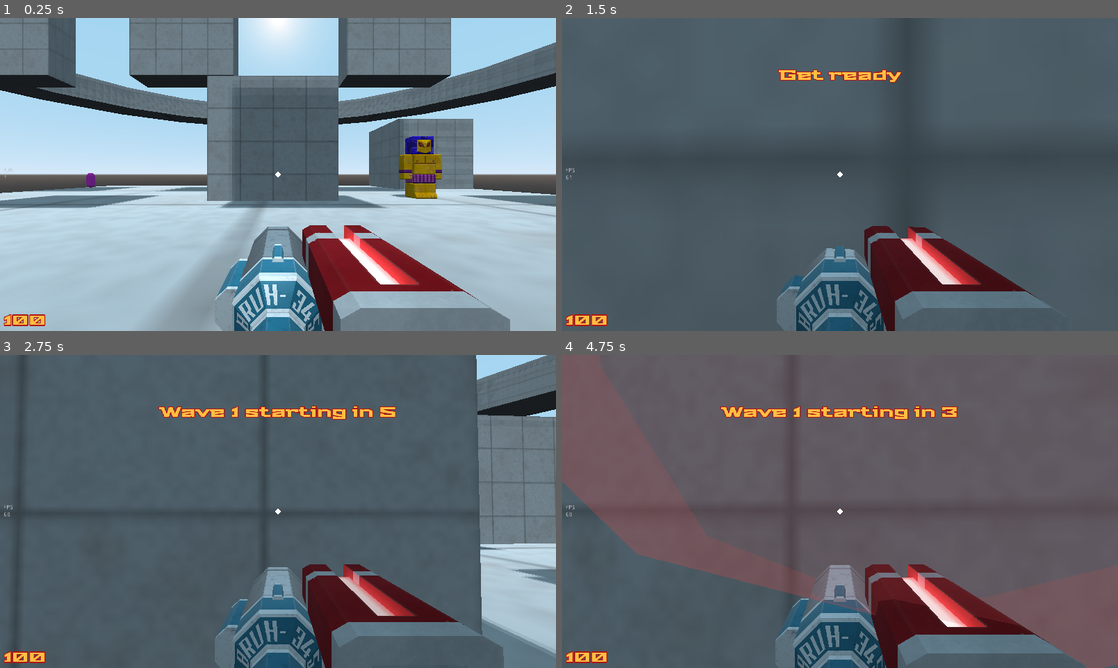
Above: before the commit, frames 1-4 (two rows, left to right).
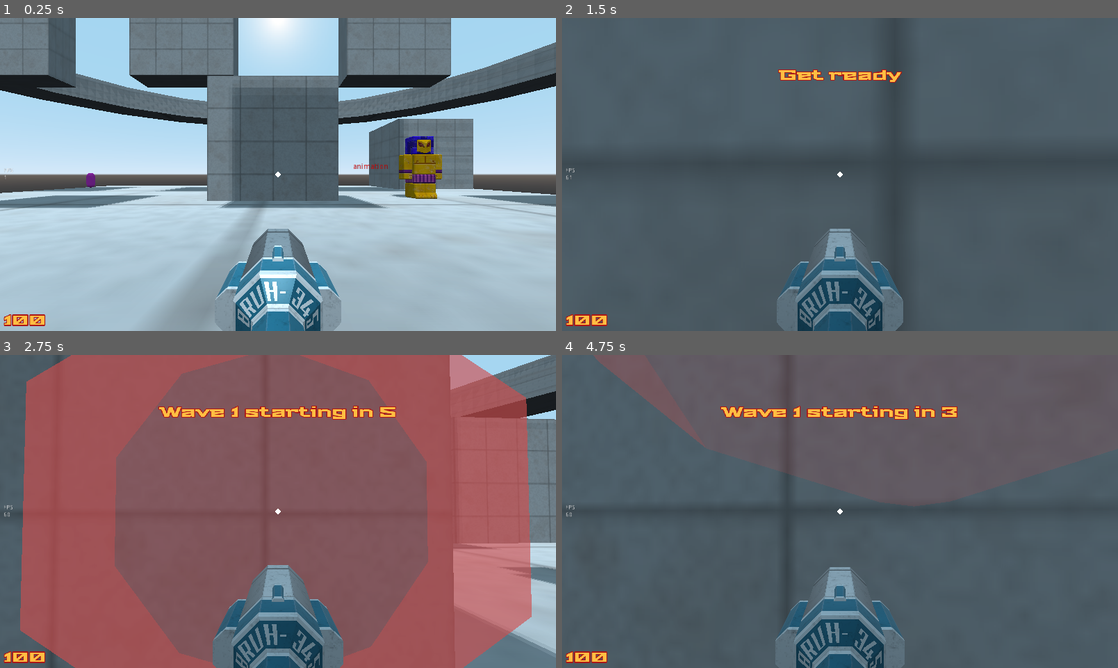
Above: after the commit, the same moments.

Repository: Game-Developers-Kerala/clichemovementshooter
Game: Godot game, scene res://levels/TestArena.tscn
The game is run twice, just before and just after one commit, with the same random seed, the same clock (stepped at 60 frames per second) and the same inputs. The engine's default icon, where the game draws it, is replaced by a stand-in: a white triangle on a blue panel in a dark square.
Inputs (mouse positions are in pixels of both pictures, inside the frame that each line leads up to):
- Up to frame 1 (0.25 s): no input
- Up to frame 2 (1.5 s): tap Enter (enter) at 0.5 s; move the mouse to (867, 174) at 0.52 s; hold Enter (enter) 0.53-1.28 s; hold W (forward) from 0.53 s (still down); tap Space (jump) at 0.77 s; right-click (867, 174) at 0.8 s; move the mouse to (812, 174) at 1.27 s; right-click (812, 174) at 1.35 s
- Up to frame 3 (2.75 s): keep holding W (forward); tap Space (jump) at 1.52 s; click (250, 511) at 1.55 s; move the mouse to (289, 505) at 2.02 s; press the mouse at (289, 505) at 2.03 s; tap E (use) at 2.3 s
- Up to frame 4 (4.75 s): keep holding W (forward); move the mouse to (834, 517) at 2.77 s; release the mouse at (834, 517) at 2.78 s; tap E (use) at 2.85 s; tap Space (jump) at 3.02, 3.77, 4.52 s; tap Enter (enter) at 3.05 s; move the mouse to (878, 514) at 3.52 s; hold Enter (enter) 3.53-4.28 s; right-click (878, 514) at 3.8 s; move the mouse to (795, 508) at 4.27 s; right-click (795, 508) at 4.35 s; click (795, 508) at 4.55 s

The runs differ from the first frame. In frame 1, 8.2% of the frame differs, in the area x 38-92%, y 46-100%; in frame 2, 7.1%; in frame 3, 85%, in the area x 2-100%, y 0-100%; in frame 4, 24%.

Commit message:
added weapon animations

Diff:
--- a/assets/models/model_pickup_missile_pack.tscn
+++ b/assets/models/model_pickup_missile_pack.tscn
@@ -23,10 +23,12 @@
 
 [node name="left" type="MeshInstance" parent="."]
 transform = Transform( 1, 0, 0, 0, 1, 0, 0, 0, 1, 0, 0, -0.15 )
+cast_shadow = 0
 mesh = ExtResource( 1 )
 material/0 = SubResource( 1 )
 
 [node name="right" type="MeshInstance" parent="."]
 transform = Transform( -1, 0, -1.50996e-07, 0, 1, 0, 1.50996e-07, 0, -1, 0, 0, 0.15 )
+cast_shadow = 0
 mesh = ExtResource( 1 )
 material/0 = SubResource( 1 )
--- a/assets/models/model_pickup_railshot.tscn
+++ /dev/null
@@ -1,23 +0,0 @@
-[gd_scene load_steps=6 format=2]
-
-[ext_resource path="res://assets/models/model_railshot.tscn" type="PackedScene" id=1]
-[ext_resource path="res://shaders/generic_object.shader" type="Shader" id=2]
-[ext_resource path="res://assets/models/texture_weapon_railshot_color.png" type="Texture" id=3]
-[ext_resource path="res://assets/models/texture_weapon_railshot_emission.png" type="Texture" id=4]
-
-[sub_resource type="ShaderMaterial" id=1]
-resource_local_to_scene = true
-shader = ExtResource( 2 )
-shader_param/albedo = Color( 1, 1, 1, 1 )
-shader_param/emission_color = Color( 1, 1, 1, 1 )
-shader_param/emission = 1.0
-shader_param/roughness = 0.8
-shader_param/specular = 0.5
-shader_param/metallic = 0.0
-shader_param/occlusion = 0.0
-shader_param/albedo_tex = ExtResource( 3 )
-shader_param/emission_tex = ExtResource( 4 )
-
-[node name="railshot_model" instance=ExtResource( 1 )]
-transform = Transform( 2, 0, 0, 0, 1.51166, -1.30953, 0, 1.30953, 1.51166, 0, 0, 0 )
-material/0 = SubResource( 1 )
--- a/assets/models/model_railshot.tscn
+++ b/assets/models/model_railshot.tscn
@@ -42,17 +42,23 @@
 			set_process(true)
 
 func _process(delta):
-	if emit_anim == emit_anims.idle:
-		emission = 0.9+sin(game.time*4)*0.2
-		mat.set_shader_param(\"emission\",emission)
-		return
-	emission = max(emission-delta*2,0)
-	mat.set_shader_param(\"emission\",emission)
-	if !emission:
-		set_emit_anim(emit_anims.none)
+	match emit_anim:
+		emit_anims.none:
+			set_process(false)
+			return
+		emit_anims.idle:
+			emission = 0.9+sin(game.time*4)*0.2
+			mat.set_shader_param(\"emission\",emission)
+			return
+		emit_anims.shoot:
+			emission = max(emission-delta*2,0)
+			mat.set_shader_param(\"emission\",emission)
+			if !emission:
+				set_emit_anim(emit_anims.none)
 "
 
 [node name="railshot_model" type="MeshInstance"]
+cast_shadow = 0
 mesh = ExtResource( 2 )
 material/0 = SubResource( 1 )
 script = SubResource( 2 )
--- a/levels/TestArena.tscn
+++ b/levels/TestArena.tscn
@@ -119,10 +119,20 @@
 
 [node name="player_pickup2" parent="." instance=ExtResource( 6 )]
 transform = Transform( 1.5, 0, 0, 0, 1.5, 0, 0, 0, 1.5, 0, 13.9615, -0.66663 )
+visible = false
 
 [node name="model_enemy_flying_hat" parent="." instance=ExtResource( 7 )]
 transform = Transform( 1, 0, 0, 0, 1, 0, 0, 0, 1, 9.99963, 3.15958, 11.276 )
 script = ExtResource( 9 )
+anim_label = NodePath("Label3D")
+
+[node name="Label3D" type="Label3D" parent="model_enemy_flying_hat"]
+transform = Transform( 1, 0, 0, 0, 1, 0, 0, 0, 1, -3.3636, -0.53661, 0 )
+cast_shadow = 0
+pixel_size = 0.04
+billboard = 1
+modulate = Color( 0.882353, 0, 0, 1 )
+text = "animation"
 
 [node name="DirectionalLight" type="DirectionalLight" parent="."]
 transform = Transform( 1, 0, 0, 0, 0.435844, 0.900022, 0, -0.900022, 0.435844, 0, 28.0865, 0 )
@@ -132,7 +142,16 @@
 [node name="model_enemy_golem" parent="." instance=ExtResource( 8 )]
 transform = Transform( -1, 0, -8.74228e-08, 0, 1, 0, 8.74228e-08, 0, -1, 10.8343, 4.76837e-07, -3.46965 )
 script = ExtResource( 9 )
+anim_label = NodePath("Label3D2")
+
+[node name="Label3D2" type="Label3D" parent="model_enemy_golem"]
+transform = Transform( -1, 0, 8.74228e-08, 0, 1, 0, -8.74228e-08, 0, -1, 3.08555, 2.1498, 0.810249 )
+cast_shadow = 0
+pixel_size = 0.04
+billboard = 1
+modulate = Color( 0.882353, 0, 0, 1 )
+text = "animation"
 
 [node name="railshot" parent="." instance=ExtResource( 4 )]
-transform = Transform( 1.5, 0, 0, 0, 1.5, 0, 0, 0, 1.5, -0.0601443, 24.3978, -0.00526476 )
-anim_bob = true
+transform = Transform( 1.5, 0, 0, 0, 1.5, 0, 0, 0, 1.5, -0.0601443, 29.0644, -0.00526476 )
+visible = false
--- a/scenes/player.tscn
+++ b/scenes/player.tscn
@@ -51,7 +51,7 @@
 shader_param/emission_tex = ExtResource( 13 )
 
 [sub_resource type="SphereShape" id=6]
-radius = 0.5
+radius = 0.569312
 
 [sub_resource type="SphereShape" id=7]
 radius = 0.2
@@ -73,6 +73,21 @@
 params_cull_mode = 1
 albedo_color = Color( 1, 1, 1, 0.356863 )
 
+[sub_resource type="Animation" id=17]
+length = 0.001
+tracks/0/type = "value"
+tracks/0/path = NodePath("Camera/weapon_holder/railshot_model:visible")
+tracks/0/interp = 1
+tracks/0/loop_wrap = true
+tracks/0/imported = false
+tracks/0/enabled = true
+tracks/0/keys = {
+"times": PoolRealArray( 0 ),
+"transitions": PoolRealArray( 1 ),
+"update": 0,
+"values": [ false ]
+}
+
 [sub_resource type="Animation" id=11]
 resource_name = "idle"
 tracks/0/type = "transform"
@@ -82,6 +97,108 @@
 tracks/0/imported = false
 tracks/0/enabled = true
 tracks/0/keys = PoolRealArray( 0, 1, 0, -0.242598, -0.261273, 0, 0, 0, 1, 1, 1, 1 )
+tracks/1/type = "value"
+tracks/1/path = NodePath(".:gun_ready")
+tracks/1/interp = 1
+tracks/1/loop_wrap = true
+tracks/1/imported = false
+tracks/1/enabled = true
+tracks/1/keys = {
+"times": PoolRealArray( 0 ),
+"transitions": PoolRealArray( 1 ),
+"update": 1,
+"values": [ true ]
+}
+tracks/2/type = "transform"
+tracks/2/path = NodePath("Camera/weapon_holder/railshot_model")
+tracks/2/interp = 1
+tracks/2/loop_wrap = true
+tracks/2/imported = false
+tracks/2/enabled = true
+tracks/2/keys = PoolRealArray( 0, 1, 0.102661, 0.119312, -0.0142242, 0, 0, 0, 1, 1, 1, 1 )
+
+[sub_resource type="Animation" id=14]
+resource_name = "rail_attach"
+tracks/0/type = "transform"
+tracks/0/path = NodePath("Camera/weapon_holder")
+tracks/0/interp = 1
+tracks/0/loop_wrap = true
+tracks/0/imported = false
+tracks/0/enabled = true
+tracks/0/keys = PoolRealArray( 0, 1, 0, -0.242598, -0.261273, 0, 0, 0, 1, 1, 1, 1, 0.1, 1, 0, -0.242598, -0.261273, 0, 0, 0, 1, 1, 1, 1, 0.2, 1, -0.0191929, -0.242598, -0.260612, 0, 0.0543925, 0, 0.99852, 1, 1, 1, 0.3, 1, 0, -0.242598, -0.261273, 0, -0.0237779, 0, 0.999717, 1, 1, 1, 0.5, 1, 0, -0.242598, -0.261273, 0, 0, 0, 1, 1, 1, 1 )
+tracks/1/type = "transform"
+tracks/1/path = NodePath("Camera/weapon_holder/railshot_model")
+tracks/1/interp = 1
+tracks/1/loop_wrap = true
+tracks/1/imported = false
+tracks/1/enabled = true
+tracks/1/keys = PoolRealArray( 0, 1, 0.277488, 0.119312, 0.183054, 0, -0.506583, 0, 0.862191, 1, 1, 1, 0.1, 1, 0.102661, 0.119312, -0.0142242, 0, 0, 0, 1, 1, 1, 1 )
+tracks/2/type = "value"
+tracks/2/path = NodePath("Camera/weapon_holder/railshot_model:visible")
+tracks/2/interp = 1
+tracks/2/loop_wrap = true
+tracks/2/imported = false
+tracks/2/enabled = true
+tracks/2/keys = {
+"times": PoolRealArray( 0 ),
+"transitions": PoolRealArray( 1 ),
+"update": 1,
+"values": [ true ]
+}
+
+[sub_resource type="Animation" id=15]
+resource_name = "rail_detach"
+length = 0.5
+tracks/0/type = "transform"
+tracks/0/path = NodePath("Camera/weapon_holder")
+tracks/0/interp = 1
+tracks/0/loop_wrap = true
+tracks/0/imported = false
+tracks/0/enabled = true
+tracks/0/keys = PoolRealArray( 0, 1, 0, -0.242598, -0.261273, 0, 0, 0, 1, 1, 1, 1, 0.1, 1, 0.0149067, -0.242598, -0.259547, 0, -0.0575989, 0, 0.99834, 1, 1, 1, 0.3, 1, -0.00191797, -0.242598, -0.261212, 0, 0.0160214, 0, 0.999872, 1, 1, 1, 0.5, 1, 0, -0.242598, -0.261273, 0, 0, 0, 1, 1, 1, 1 )
+tracks/1/type = "transform"
+tracks/1/path = NodePath("Camera/weapon_holder/railshot_model")
+tracks/1/interp = 1
+tracks/1/loop_wrap = true
+tracks/1/imported = false
+tracks/1/enabled = true
+tracks/1/keys = PoolRealArray( 0, 1, 0.102661, 0.119312, -0.0142242, 0, 0, 0, 1, 1, 1, 1, 0.1, 1, 0.172592, 0.119312, 0.0646871, 0, -0.210891, 0, 0.977509, 1, 1, 1, 0.3, 1, 0.277488, 0.119312, 0.183054, 0, -0.506583, 0, 0.862191, 1, 1, 1 )
+tracks/2/type = "value"
+tracks/2/path = NodePath("Camera/weapon_holder/railshot_model:visible")
+tracks/2/interp = 1
+tracks/2/loop_wrap = true
+tracks/2/imported = false
+tracks/2/enabled = true
+tracks/2/keys = {
+"times": PoolRealArray( 0, 0.3 ),
+"transitions": PoolRealArray( 1, 1 ),
+"update": 1,
+"values": [ true, false ]
+}
+tracks/3/type = "value"
+tracks/3/path = NodePath(".:gun_ready")
+tracks/3/interp = 1
+tracks/3/loop_wrap = true
+tracks/3/imported = false
+tracks/3/enabled = true
+tracks/3/keys = {
+"times": PoolRealArray( 0 ),
+"transitions": PoolRealArray( 1 ),
+"update": 1,
+"values": [ true ]
+}
+
+[sub_resource type="Animation" id=16]
+resource_name = "shoot_rail"
+length = 0.5
+step = 0.05
+tracks/0/type = "transform"
+tracks/0/path = NodePath("Camera/weapon_holder")
+tracks/0/interp = 1
+tracks/0/loop_wrap = true
+tracks/0/imported = false
+tracks/0/enabled = true
+tracks/0/keys = PoolRealArray( 0, 1, 0, -0.242598, -0.22378, 0, 0, 0, 1, 1, 1, 1, 0.2, 1, 0, -0.242598, -0.212476, 0, 0, 0, 1, 1, 1, 1, 0.5, 1, 0, -0.242667, -0.263939, -0.0128714, 0, 0, 0.999917, 1, 1, 1 )
 
 [sub_resource type="Animation" id=12]
 resource_name = "shoot_rocket"
@@ -94,6 +211,9 @@
 tracks/0/enabled = true
 tracks/0/keys = PoolRealArray( 0, 1, 0, -0.244977, -0.238044, 0.0510026, 0, 0, 0.998699, 1, 1, 1, 0.3, 1, 0, -0.242598, -0.261273, -0.0317073, 0, 0, 0.999497, 1, 1, 1, 0.7, 1, 0, -0.242598, -0.261273, 0.00846038, 0, 0, 0.999964, 1, 1, 1, 1, 1, 0, -0.242598, -0.261273, 0, 0, 0, 1, 1, 1, 1 )
 
+[sub_resource type="SphereShape" id=18]
+radius = 0.18
+
 [node name="Player" type="KinematicBody" groups=["player"]]
 collision_mask = 258
 script = ExtResource( 1 )
@@ -118,10 +238,10 @@
 material/0 = SubResource( 4 )
 
 [node name="weapon_holder" type="Spatial" parent="Camera"]
-transform = Transform( 1, 0, 0, 0, 0.999984, -0.00564469, 0, 0.00564469, 0.999984, 0, -0.242598, -0.261273 )
+transform = Transform( 1, 0, 0, 0, 1, 0, 0, 0, 1, 0, -0.242598, -0.261273 )
 
 [node name="rocketlauncher" type="MeshInstance" parent="Camera/weapon_holder"]
-transform = Transform( 0.8, 0, 0, 0, 0.8, 0, 0, 0, 0.8, 0, 0.0356899, -0.109638 )
+transform = Transform( 0.8, 0, 0, 0, 0.8, 0, 0, 0, 0.73052, 0, 0.0356899, -0.109638 )
 cast_shadow = 0
 mesh = ExtResource( 10 )
 skeleton = NodePath("../..")
@@ -129,7 +249,7 @@
 
 [node name="railshot_model" parent="Camera/weapon_holder" instance=ExtResource( 11 )]
 transform = Transform( 1, 0, 0, 0, 1, 0, 0, 0, 1, 0.102661, 0.119312, -0.0142242 )
-cast_shadow = 0
+visible = false
 material/0 = SubResource( 13 )
 
 [node name="GeneralArea" type="Area" parent="."]
@@ -336,8 +456,16 @@
 align = 1
 
 [node name="AnimationPlayer" type="AnimationPlayer" parent="."]
+anims/RESET = SubResource( 17 )
 anims/idle = SubResource( 11 )
+anims/rail_attach = SubResource( 14 )
+anims/rail_detach = SubResource( 15 )
+anims/shoot_rail = SubResource( 16 )
 anims/shoot_rocket = SubResource( 12 )
+
+[node name="CollisionShape2" type="CollisionShape" parent="."]
+transform = Transform( 1, 0, 0, 0, 1, 0, 0, 0, 1, 0, 1.41908, -0.388203 )
+shape = SubResource( 18 )
 
 [connection signal="area_entered" from="GeneralArea" to="." method="_on_GeneralArea_area_entered"]
 [connection signal="body_entered" from="GeneralArea" to="." method="_on_GeneralArea_body_entered"]
--- a/scenes/player_homing_missile.tscn
+++ b/scenes/player_homing_missile.tscn
@@ -23,6 +23,7 @@
 
 [node name="Explosion" parent="." index="4" instance=ExtResource( 2 )]
 caused_by_player = true
+push_player = false
 max_damage = 50.0
 min_damage = 30.0
 
--- a/scenes/player_pickup.tscn
+++ b/scenes/player_pickup.tscn
@@ -18,4 +18,8 @@
 [node name="Timer" type="Timer" parent="."]
 one_shot = true
 
+[node name="VisibilityNotifier" type="VisibilityEnabler" parent="."]
+
 [connection signal="timeout" from="Timer" to="." method="_on_Timer_timeout"]
+[connection signal="camera_entered" from="VisibilityNotifier" to="." method="_on_VisibilityNotifier_camera_entered"]
+[connection signal="camera_exited" from="VisibilityNotifier" to="." method="_on_VisibilityNotifier_camera_exited"]
--- a/scenes/player_pickup_missile_pack.tscn
+++ b/scenes/player_pickup_missile_pack.tscn
@@ -1,29 +1,30 @@
-[gd_scene load_steps=7 format=2]
+[gd_scene load_steps=8 format=2]
 
 [ext_resource path="res://scenes/vfx_glow_base.tscn" type="PackedScene" id=1]
 [ext_resource path="res://scripts/player_pickup.gd" type="Script" id=2]
 [ext_resource path="res://shaders/glow.shader" type="Shader" id=3]
 [ext_resource path="res://shaders/texture_gradient_beam_rgb_32.png" type="Texture" id=4]
+[ext_resource path="res://assets/models/model_pickup_missile_pack.tscn" type="PackedScene" id=5]
 
 [sub_resource type="SphereShape" id=1]
 
 [sub_resource type="ShaderMaterial" id=2]
 shader = ExtResource( 3 )
 shader_param/opacity = 1.0
-shader_param/color1 = Color( 0.054902, 1, 0, 0.235294 )
-shader_param/color2 = Color( 0.596078, 1, 0, 0.368627 )
-shader_param/color3 = Color( 0, 0.133333, 1, 0.670588 )
+shader_param/color1 = Color( 0, 1, 0, 0.164706 )
+shader_param/color2 = Color( 0, 1, 0.109804, 0.309804 )
+shader_param/color3 = Color( 0.686275, 1, 0, 0.537255 )
 shader_param/anim_size = 0.1
 shader_param/anim_speed = 3.0
 shader_param/gradient = ExtResource( 4 )
 
 [node name="player_pickup" type="Area"]
-transform = Transform( 1.5, 0, 0, 0, 1.5, 0, 0, 0, 1.5, 0, 0, 0 )
 collision_layer = 4
 collision_mask = 0
 monitoring = false
 script = ExtResource( 2 )
 type = 6
+model_node = NodePath("model_pickup_missile_pack")
 respawning = true
 respawn_interval = 10.0
 lifespan = 10
@@ -36,8 +37,14 @@
 [node name="Timer" type="Timer" parent="."]
 one_shot = true
 
+[node name="VisibilityNotifier" type="VisibilityEnabler" parent="."]
+
+[node name="model_pickup_missile_pack" parent="." instance=ExtResource( 5 )]
+transform = Transform( 1.36904, 0, 0, 0, 0.968055, -0.968055, 0, 0.968055, 0.968055, 0, 0, 0 )
+
 [node name="vfx_glow" parent="." instance=ExtResource( 1 )]
-transform = Transform( 0.8, 0, 0, 0, 0.8, 0, 0, 0, 0.8, 0, 0, 0 )
 material/0 = SubResource( 2 )
 
 [connection signal="timeout" from="Timer" to="." method="_on_Timer_timeout"]
+[connection signal="camera_entered" from="VisibilityNotifier" to="." method="_on_VisibilityNotifier_camera_entered"]
+[connection signal="camera_exited" from="VisibilityNotifier" to="." method="_on_VisibilityNotifier_camera_exited"]
--- a/scenes/player_pickup_railshot.tscn
+++ b/scenes/player_pickup_railshot.tscn
@@ -1,33 +1,51 @@
-[gd_scene load_steps=7 format=2]
+[gd_scene load_steps=12 format=2]
 
 [ext_resource path="res://scenes/vfx_glow_base.tscn" type="PackedScene" id=1]
 [ext_resource path="res://shaders/glow.shader" type="Shader" id=2]
 [ext_resource path="res://scripts/player_pickup.gd" type="Script" id=3]
 [ext_resource path="res://shaders/texture_gradient_beam_rgb_32.png" type="Texture" id=4]
+[ext_resource path="res://shaders/generic_object.shader" type="Shader" id=5]
+[ext_resource path="res://assets/models/model_railshot.tscn" type="PackedScene" id=6]
+[ext_resource path="res://assets/models/texture_weapon_railshot_color.png" type="Texture" id=7]
+[ext_resource path="res://assets/models/texture_weapon_railshot_emission.png" type="Texture" id=8]
 
 [sub_resource type="SphereShape" id=1]
 
 [sub_resource type="ShaderMaterial" id=2]
+resource_local_to_scene = true
+shader = ExtResource( 5 )
+shader_param/albedo = Color( 1, 1, 1, 1 )
+shader_param/emission_color = Color( 1, 1, 1, 1 )
+shader_param/emission = 1.0
+shader_param/roughness = 0.8
+shader_param/specular = 0.5
+shader_param/metallic = 0.0
+shader_param/occlusion = 0.0
+shader_param/albedo_tex = ExtResource( 7 )
+shader_param/emission_tex = ExtResource( 8 )
+
+[sub_resource type="ShaderMaterial" id=3]
 shader = ExtResource( 2 )
-shader_param/opacity = 1.0
-shader_param/color1 = Color( 1, 0, 0, 0.235294 )
-shader_param/color2 = Color( 1, 0, 0, 0.270588 )
-shader_param/color3 = Color( 1, 1, 1, 0.670588 )
+shader_param/opacity = 0.621
+shader_param/color1 = Color( 1, 0, 0, 0.266667 )
+shader_param/color2 = Color( 1, 0.184314, 0.184314, 0.545098 )
+shader_param/color3 = Color( 1, 1, 1, 0.721569 )
 shader_param/anim_size = 0.1
 shader_param/anim_speed = 3.0
 shader_param/gradient = ExtResource( 4 )
 
-[node name="player_pickup" type="Area"]
-transform = Transform( 1.5, 0, 0, 0, 1.5, 0, 0, 0, 1.5, 0, 0, 0 )
+[node name="rail_pickup" type="Area"]
 collision_layer = 4
 collision_mask = 0
 monitoring = false
 script = ExtResource( 3 )
 type = 5
+model_node = NodePath("railshot_model")
 respawning = true
 respawn_interval = 10.0
 lifespan = 10
 anim_rotate = true
+anim_bob = true
 glow = NodePath("vfx_glow")
 
 [node name="CollisionShape" type="CollisionShape" parent="."]
@@ -36,8 +54,16 @@
 [node name="Timer" type="Timer" parent="."]
 one_shot = true
 
-[node name="vfx_glow" parent="." instance=ExtResource( 1 )]
-transform = Transform( 0.591801, 0, 0, 0, 0.591801, 0, 0, 0, 0.591801, 0, 0, 0 )
+[node name="VisibilityNotifier" type="VisibilityEnabler" parent="."]
+
+[node name="railshot_model" parent="." instance=ExtResource( 6 )]
+transform = Transform( 2.48848, 0, 0, 0, 1.7013, -1.81608, 0, 1.81608, 1.7013, 0, 0, 0 )
 material/0 = SubResource( 2 )
 
+[node name="vfx_glow" parent="." instance=ExtResource( 1 )]
+transform = Transform( 0.753011, 0, 0, 0, 0.753011, 0, 0, 0, 0.753011, 0, 0, 0 )
+material/0 = SubResource( 3 )
+
 [connection signal="timeout" from="Timer" to="." method="_on_Timer_timeout"]
+[connection signal="camera_entered" from="VisibilityNotifier" to="." method="_on_VisibilityNotifier_camera_entered"]
+[connection signal="camera_exited" from="VisibilityNotifier" to="." method="_on_VisibilityNotifier_camera_exited"]
--- a/scenes/vfx_lockon_indicator.tscn
+++ b/scenes/vfx_lockon_indicator.tscn
@@ -1,6 +1,14 @@
-[gd_scene load_steps=2 format=2]
+[gd_scene load_steps=3 format=2]
 
 [ext_resource path="res://icon.png" type="Texture" id=1]
+
+[sub_resource type="GDScript" id=1]
+script/source = "extends Sprite3D
+
+func _ready():
+	yield(get_tree().create_timer(1.2),\"timeout\")
+	queue_free()
+"
 
 [node name="indic" type="Sprite3D"]
 transform = Transform( 1, 0, 0, 0, 1, 0, 0, 0, 1, 0, 1.0947, 0 )
@@ -10,3 +18,4 @@
 fixed_size = true
 alpha_cut = 1
 texture = ExtResource( 1 )
+script = SubResource( 1 )
--- a/scripts/player.gd
+++ b/scripts/player.gd
@@ -53,10 +53,12 @@
 		"health":{"min":0,"max":100}
 		}
 
+export(bool) var gun_ready = true
 const ROCKET_COOLDOWN_DUR = 0.7
 const ROCKET = preload("res://scenes/player_rocket.tscn")
 const RAILSHOT = preload("res://scenes/player_railshot.tscn")
 const MISSILE_PACK = preload("res://scenes/player_lockon_missile_pack.tscn")
+
 
 var predict_past_pos :PoolVector3Array = []
 var predict_past_vel :PoolVector3Array = []
@@ -242,10 +244,10 @@
 	movestate = to_state
 
 func shoot():
-	if !$RocketCooldown.is_stopped():
-		return
-	$RocketCooldown.start(ROCKET_COOLDOWN_DUR)
-	$AnimationPlayer.stop()
+	if !gun_ready:
+		return
+	gun_ready = false
+	stop_animation()
 	$AnimationPlayer.play("shoot_rocket",0.0)
 	$AnimationPlayer.queue("idle")
 	var rkt = ROCKET.instance()
@@ -257,10 +259,14 @@
 func shoot_rail():
 	if !is_instance_valid(stats.weapon_rail):
 		return
+	if !gun_ready:
+		return
+	gun_ready = false
 	print(OS.get_ticks_msec()," shot rail")
 	stats.weapon_rail.shoot()
-	$AnimationPlayer.stop()
-	$AnimationPlayer.play("shoot_rocket",0.0)
+	stop_animation()
+	$AnimationPlayer.play("shoot_rail",0.0)
+	$AnimationPlayer.queue("rail_detach")
 	$AnimationPlayer.queue("idle")
 	$HUD/Mrgn/Powerups/Rail/Label.hide()
 
@@ -287,6 +293,8 @@
 			"weapon_rail":
 				if is_instance_valid(stats[key]):
 					return
+				$AnimationPlayer.play("rail_attach")
+				$AnimationPlayer.queue("idle")
 				stats[key] = RAILSHOT.instance()
 				$Camera.add_child(stats[key])
 				$HUD/Mrgn/Powerups/Rail/Label.show()
@@ -448,3 +456,8 @@
 				temp_vel -= Vector3.UP*GRAVITY*0.25
 				predict_future_pos[i] = curPos + temp_vel*(i+1)*interval
 #				$PredictionDebugIcons.get_child(i).global_translation = predict_future_pos[i]
+
+func stop_animation():
+	if $AnimationPlayer.current_animation == "rail_detach":
+		$Camera/weapon_holder/railshot_model.hide()
+	$AnimationPlayer.stop()
--- a/scripts/player_lockon_missile_pack.gd
+++ b/scripts/player_lockon_missile_pack.gd
@@ -54,7 +54,7 @@
 			var indic = LOCK_INDICATOR.instance()
 			popped.add_child(indic)
 			indic.translation = Vector3.UP
-			locked_enemies.push_back([popped,0,indic])
+			locked_enemies.push_back([popped,0]) # 0 means the enemy was shot at 0 times as of now
 #			print("locked enemy:",popped.name)
 
 func _on_player_lockon_missile_pack_body_entered(body):
@@ -95,9 +95,6 @@
 	if missiles_fired == MISSILE_COUNT:
 		print("all missiles fired")
 		pack_position_lerp_targ = 0.2
-		for enemy in locked_enemies:
-			if is_instance_valid(enemy[0]):
-				enemy[2].queue_free()
 		$Timer.stop()
 		yield(get_tree().create_timer(0.2),"timeout")
 		queue_free()
--- a/scripts/player_pickup.gd
+++ b/scripts/player_pickup.gd
@@ -22,30 +22,11 @@
 				"powerup_spikecage":{"powerup_spikecage":true},
 				}
 
-const PICKUP_MODELS = {
-				"none":"",
-				"health_small":"",
-				"health_medium":"",
-				"health_large":"",
-				"health_super":"",
-				"weapon_rail":"res://assets/models/model_pickup_railshot.tscn",
-				"weapon_missilepack":"res://assets/models/model_pickup_missile_pack.tscn",
-				"powerup_spikecage":"",
-				}
-
-export(types) var type = types.none setget set_type
+export(types) var type = types.none
+export var model_node :NodePath
 var pickup_model :Node = null
 var pickup_ready :bool = true
 
-func set_type(new_type:int):
-	type = new_type
-	if is_instance_valid(pickup_model):
-		pickup_model.queue_free()
-	var modelfilepath = get_model_filepath()
-	if modelfilepath:
-		pickup_model = load(modelfilepath).instance()
-		add_child(pickup_model)
-#		pickup_model.global_translation = global_translation
 
 export(bool) var respawning = false
 export(float) var respawn_interval = 20
@@ -61,6 +42,8 @@
 
 
 func _ready():
+	if model_node:
+		pickup_model = get_node(model_node)
 	origin = global_translation
 	set_process(false)
 	if anim_bob or anim_rotate:
@@ -68,9 +51,6 @@
 
 func get_pickup_info()->Dictionary:
 	return PICKUP_INFO[types.keys()[type]]
-
-func get_model_filepath():
-	return PICKUP_MODELS[types.keys()[type]]
 
 func on_pickup():
 	if respawning:
@@ -110,7 +90,25 @@
 func _process(delta):
 	if Engine.editor_hint:
 		return
+	if !anim_rotate and !anim_bob:
+		set_process(false)
+		return
 	if anim_rotate:
 		rotate_y(PI*delta*rotation_speed)
 	if anim_bob:
 		global_translation.y = origin.y + sin(game.time*bob_speed)*bob_amplitude
+
+
+func _on_VisibilityNotifier_camera_entered(camera):
+	set_process(true)
+	if is_instance_valid(pickup_model):
+		pickup_model.set_process(true)
+	show()
+#	print("showing pickup")
+
+func _on_VisibilityNotifier_camera_exited(camera):
+	set_process(false)
+	if is_instance_valid(pickup_model):
+		pickup_model.set_process(false)
+	hide()
+#	print("hiding pickup")
--- a/test/anim_tester.gd
+++ b/test/anim_tester.gd
@@ -3,6 +3,8 @@
 var anim_player : AnimationPlayer
 var anim_idx := 0
 var timer :Timer
+export var anim_label:NodePath
+
 
 func _ready():
 	var arr = cmn.get_all_children(self)
@@ -17,11 +19,16 @@
 	timer.connect("timeout",self,"_on_anim_finished")
 	timer.start(2.0)
 
-
 func _on_anim_finished():
+	if anim_label:
+		var lbl:Label3D = get_node(anim_label)
+		lbl.text = ""
 	anim_player.play("idle")
-	yield(get_tree().create_timer(1.0),"timeout")
+	yield(get_tree().create_timer(0.5),"timeout")
 	var list = anim_player.get_animation_list()
 	anim_player.play(list[anim_idx])
+	if anim_label:
+		var lbl:Label3D = get_node(anim_label)
+		lbl.text = list[anim_idx]
 	timer.start(anim_player.get_animation(list[anim_idx]).length)
 	anim_idx = (anim_idx+1)%list.size()
Not shown: 1 places in scenes/player.tscn that only renumber resources
